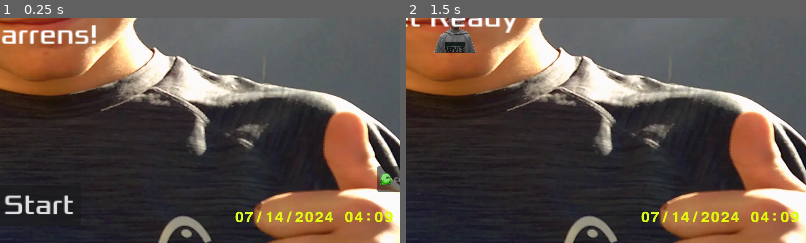
Above: before the commit, frames 1-2 (left to right).
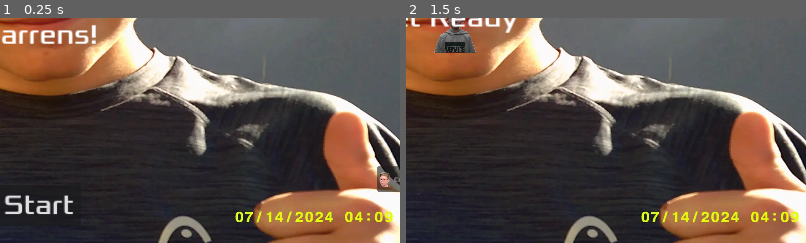
Above: after the commit, the same moments.

Repository: DodgeTheDarins/Dodge-The-Darins
Game: Godot game, scene res://main.tscn
Two runs of this game, one before a commit and one after it. Both use one fixed random seed, a clock stepped at 60 frames per second and the inputs below.
Inputs:
- Up to frame 1 (0.25 s): no input
- Up to frame 2 (1.5 s): click "Start" at 0.5 s; tap Enter at 1.25 s; hold Right (move_right) from 1.28 s (still down); hold A (a) from 1.28 s (still down)
The pictures show only the part of the screen within x 45-95%, y 50-100%; the shares and areas given below are measured in that part.

The runs differ from the first frame. In frame 1, 0.2% of the frame differs, in the area x 94-98%, y 68-76%; in frame 2, nothing differs.

Commit message:
Jeremy on credits button and better shrimp looping

Diff:
--- a/hud.tscn
+++ b/hud.tscn
@@ -2,7 +2,7 @@
 
 [ext_resource type="Script" path="res://hud.gd" id="1_ba82m"]
 [ext_resource type="FontFile" uid="uid://c4bwmdlkrseru" path="res://fonts/Xolonium-Regular.ttf" id="1_xlugh"]
-[ext_resource type="Texture2D" uid="uid://btm5ooxijn37l" path="res://art/kirby.png" id="3_hy85v"]
+[ext_resource type="Texture2D" uid="uid://bh3vcvitxsmr6" path="res://art/jeremy.png" id="3_qkrct"]
 
 [sub_resource type="InputEventAction" id="InputEventAction_kqnfn"]
 action = &"start_game"
@@ -77,7 +77,7 @@
 shortcut_feedback = false
 shortcut_in_tooltip = false
 text = "Credits"
-icon = ExtResource("3_hy85v")
+icon = ExtResource("3_qkrct")
 alignment = 0
 
 [connection signal="jeremy" from="." to="." method="play_jeremy"]
--- a/main.gd
+++ b/main.gd
@@ -40,6 +40,7 @@
 	$HUD.show_message("Get Ready")
 	get_tree().call_group("mobs", "queue_free")
 	music = randi_range(0,4)
+	music = 4
 	if music == 0:
 		$Music/Music1.play()
 	elif music == 1:
@@ -50,6 +51,7 @@
 		$Player/Sharks.play()
 	else:
 		$Player/Shrimp.play()
+
 
 func play_jeremy() -> void:
 	$Player/Jeremy.play()
Binary file added: art/alecdisgusedasjeremyinbanddepressed.png
Not shown, added: art/alecdisgusedasjeremyinbanddepressed.png.import
Binary file added: art/jeremy.png
Not shown, added: art/jeremy.png.import
Not shown, changed: music/shrimp.ogg.import
